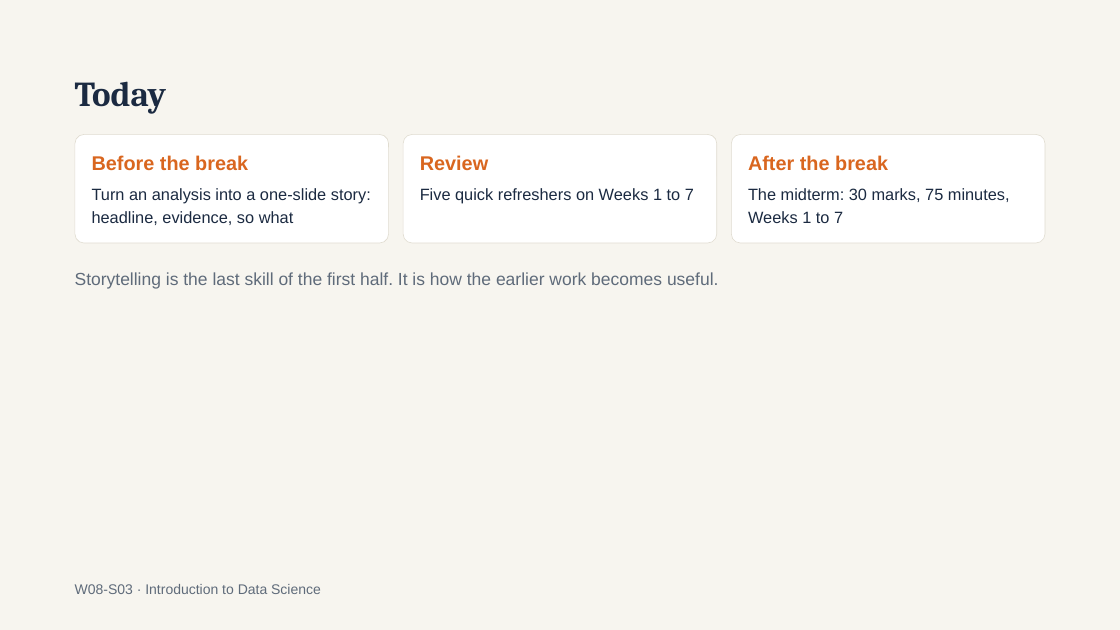
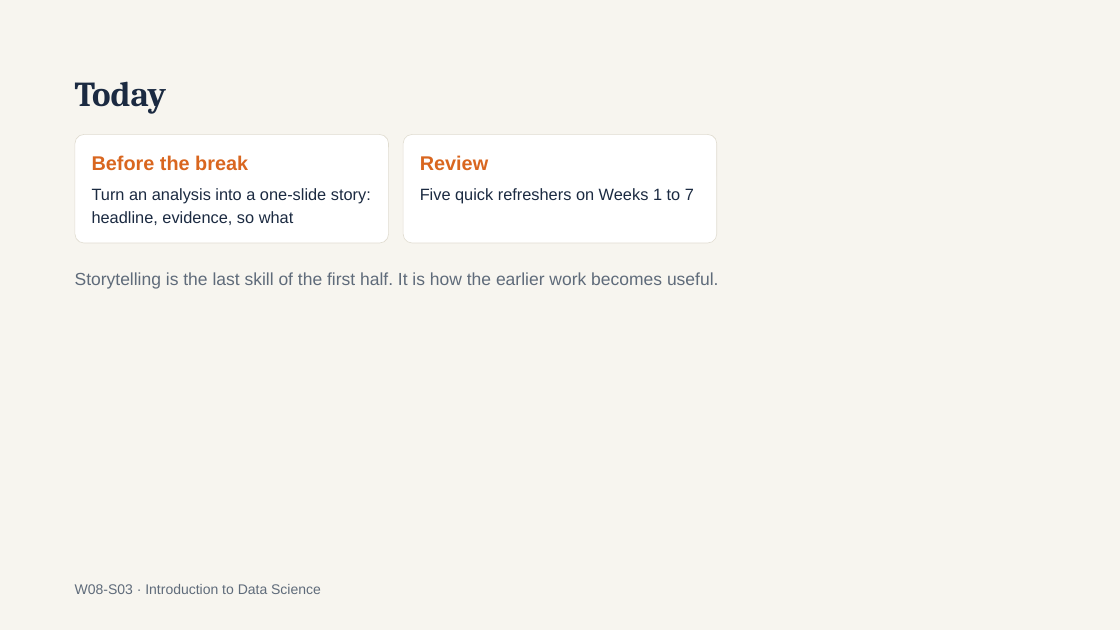
Before and after one commit to a6dulrauf/introduction-to-data-science-fall26, a slide deck: slide 3 of week 8/Intro to Data Science — Week 8 Data Storytelling and Midterm.pptx. Drawn at 1120x630 pixels with LibreOffice and Linux fonts; fonts in the diff are those of the drawing. Boxes give left, top, right and bottom in pixels: in the first picture for what was removed or moved away, otherwise in the second. Text is boxed around its words. In the diff, an @@ line names an element or a change of style, - is before the commit and + after.

```diff
--- a/week 8/Intro to Data Science — Week 8 Data Storytelling and Midterm.pptx
+++ b/week 8/Intro to Data Science — Week 8 Data Storytelling and Midterm.pptx
@@ rounded rectangle removed at box(732, 134, 1045, 243) @@
@@ text removed at box(748, 155, 888, 170) @@
-After the break
@@ text removed at box(748, 188, 1010, 223) @@
-The midterm: 30 marks, 75 minutes, Weeks 1 to 7
```
Also in this commit, not shown: 4 other slides changed, 1 other file.
